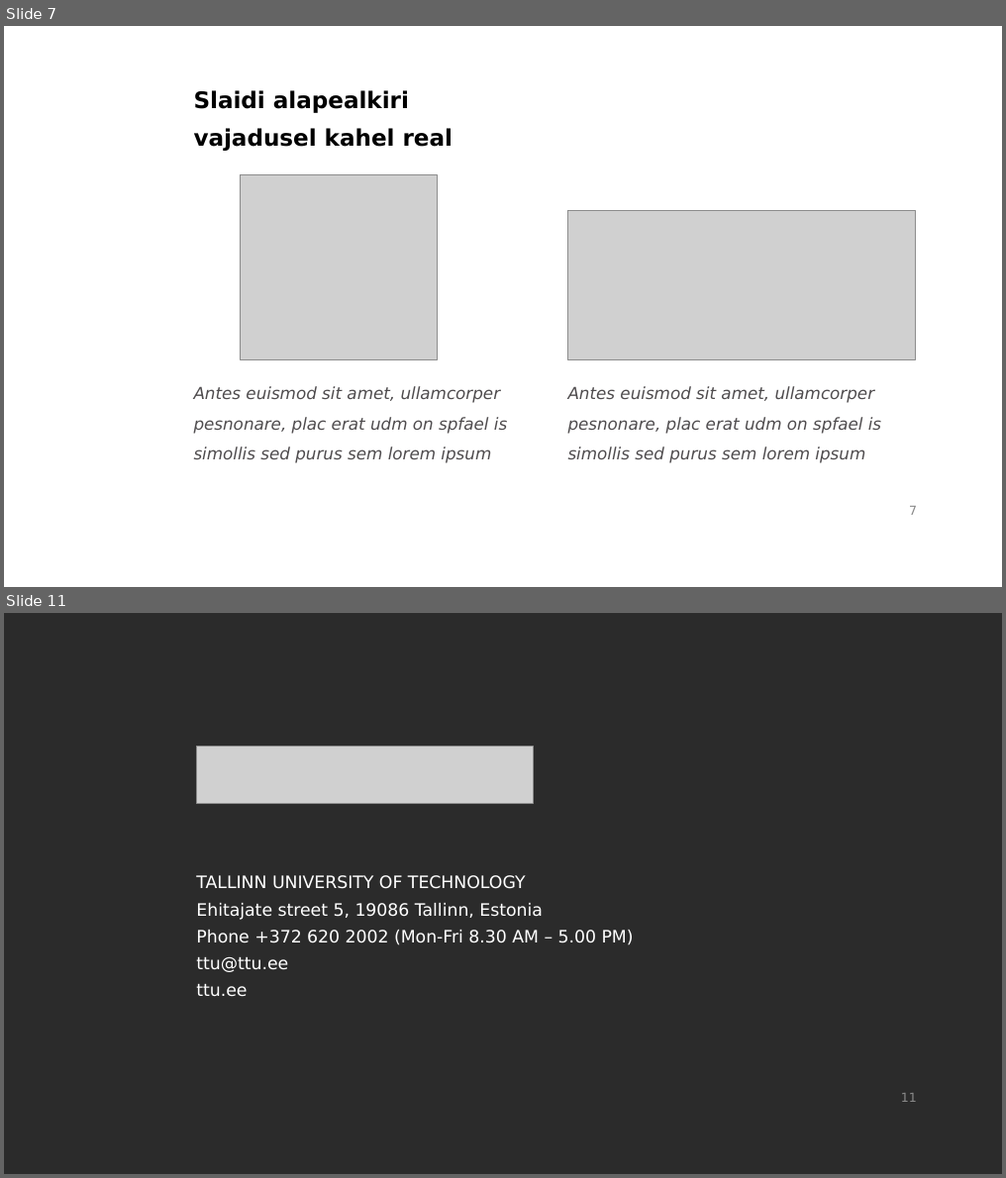
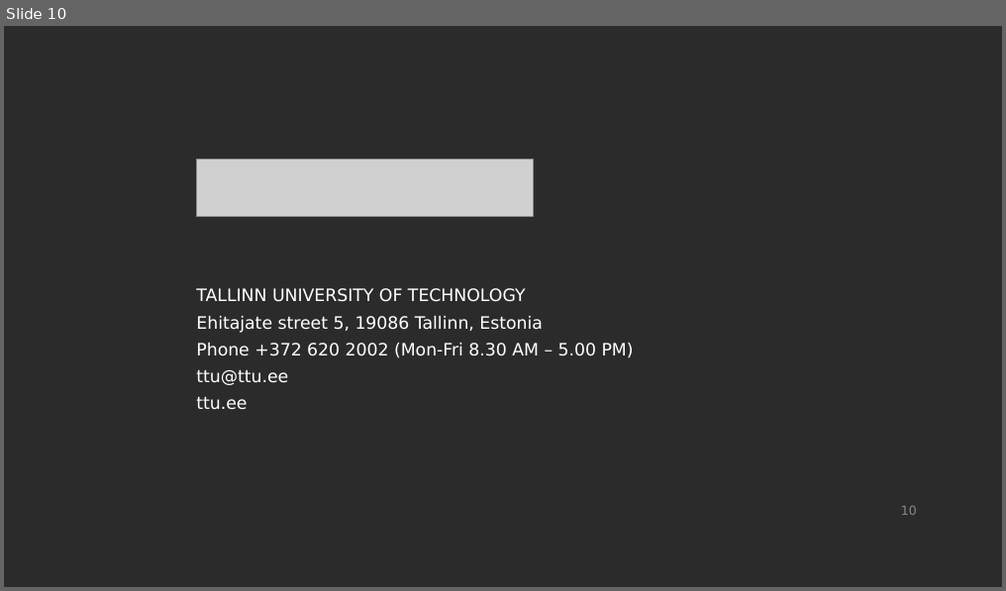
Before and after one commit to gasparka/thesis, a slide deck: presentation.odp. Shown one above the other, each under a label of ours: slides 7 and 11 before the commit, slide 10 after it; the slides between them are not shown. The pictures are 1006x1178 and 1006x591 pixels, drawn with LibreOffice and Linux fonts; fonts in the diff are those of the drawing; grey boxes stand for pictures; background and template pictures are left out; a plain dark background stands for a picture behind light text. Boxes give left, top, right and bottom in pixels: in the first picture for what was removed or moved away, otherwise in the second. Text is boxed around its words. In the diff, an @@ line names an element or a change of style, - is before the commit and + after.

```diff
--- a/presentation.odp
+++ b/presentation.odp
@@ slide 7 removed at (4,26,1002,587), background #FFFFFF; not listed: 1 template element that a slide beside it also shows @@
@@ text removed at (194,90,452,151) @@
-Slaidi alapealkiri
-vajadusel kahel real
@@ picture removed at (240,174,438,360) @@
@@ picture removed at (567,210,916,360) @@
@@ text removed at (194,386,507,464) @@
-Antes euismod sit amet, ullamcorper
-pesnonare, plac erat udm on spfael is
-simollis sed purus sem lorem ipsum
@@ text removed at (568,386,881,464) @@
-Antes euismod sit amet, ullamcorper
-pesnonare, plac erat udm on spfael is
-simollis sed purus sem lorem ipsum
@@ what was slide 11 is now slide 10 @@
@@ page number at (901,506,917,515): text changed @@
-11
+10
```
Also in this commit, not shown: 7 slides added, 7 other slides removed.
